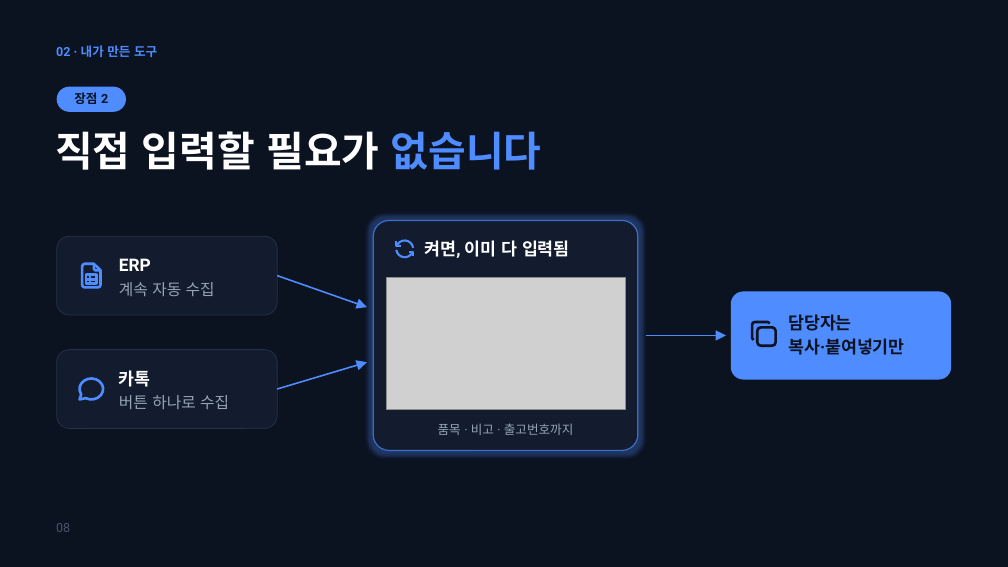
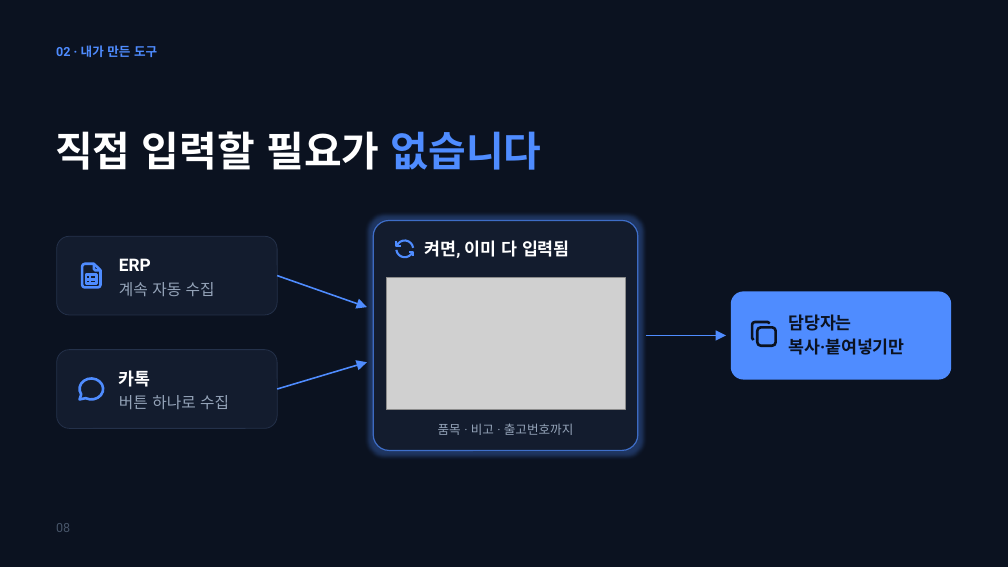
Before and after one commit to carssum82/yerim-easy, a slide deck: slide 8 of 발표자료/최종_다크_13장_완성.pptx. Drawn at 1008x567 pixels with LibreOffice and Linux fonts; fonts in the diff are those of the drawing; grey boxes stand for pictures. Boxes give left, top, right and bottom in pixels: in the first picture for what was removed or moved away, otherwise in the second. Text is boxed around its words. In the diff, an @@ line names an element or a change of style, - is before the commit and + after.

```diff
--- a/발표자료/최종_다크_13장_완성.pptx
+++ b/발표자료/최종_다크_13장_완성.pptx
@@ rounded rectangle removed at bbox=[57, 87, 126, 112] @@
@@ text removed at bbox=[74, 92, 108, 104] @@
-장점 2
```
Also in this commit, not shown: 9 other slides changed, 2 other files.
